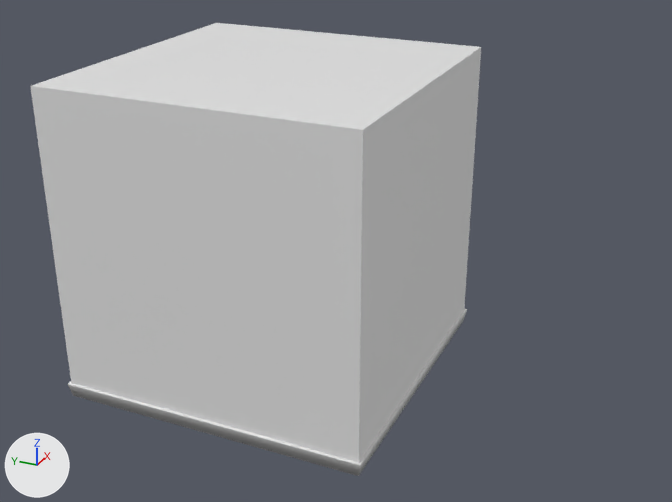
Two versions of the FBX model Assets/Art/Models/Buildings/Communications.fbx, one commit apart.
Both versions are drawn from a 50 mm lens placed at (-26.6, -18.5, 23.2), pointed at (7.0, -3.3, 6.4). The lights are fixed; the arrows at lower left show +X, +Y and +Z. Where no turn or scale is listed for an object, it has been applied to the vertices.
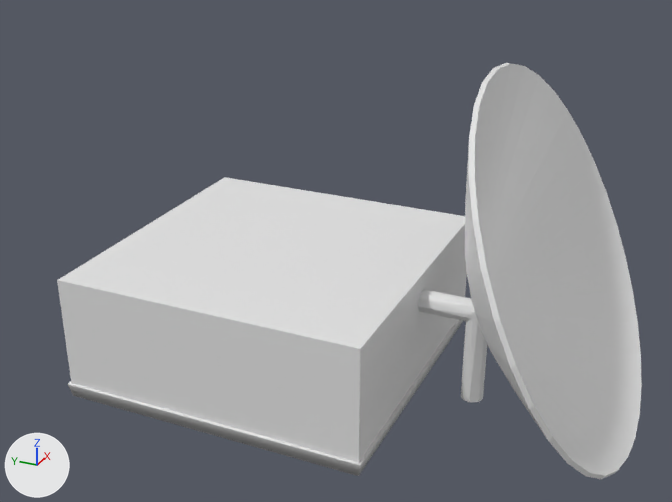
The newer file is also turned or shifted as a whole; pictures and numbers use the older file's frame.

What the commit changed:
me_cube_003 has 92 vertices, 89 faces and spans x -7.15..7.15, y -7.12..7.12, z -7.21..7.0.
me_cube_003 is used by ob_cube; location (8.0, 0.0, 7.0).
me_cube_003 part 1: all 16 vertices in x -7.0..7.0, y -7.0..7.0, z 6.85..7.0 are moved by (0.0, 0.0, -8.41).
Mesh me_cylinder_003 is new.
It has 20 vertices, 15 faces and spans x -1.02..1.02, y -1.01..1.01, z -1.0..1.0.
Mesh me_circle_001 is new.
It has 450 vertices, 480 faces and spans x -8.7..8.7, y -4.4..3.1, z -1.3..13.8.
Object 'Cylinder.001' (ob_cylinder_001) is new; it shows me_cylinder_003.
Its location is (8.0, -8.5, 4.28).
Its rotation in degrees is (-90, 0, 180).
Its scale is (-0.5, -0.5, -1.53).
Object 'Cylinder' (ob_cylinder) is new; it shows a copy of me_cylinder_003.
Its location is (8.0, -9.53, 2.25).
Its rotation in degrees is (0, 0, 180).
Its scale is (-0.5, -0.5, -2.25).
Object 'Circle' (ob_circle) is new; it shows me_circle_001.
Its location is (8.0, -12.27, 1.0).

Changed parts and their boxes (x1, y1, x2, y2) in the pictures (672 x 502 px; the box of a moved part takes in the faces that stretch with it):
'Cube', reshaped (9% narrower, 34% shorter)
    before: (30, 23, 481, 476)
    after: (57, 177, 467, 476)
'Circle', added
    after: (465, 63, 642, 479)
'Cylinder', added
    after: (461, 311, 487, 402)
'Cylinder.001', added
    after: (418, 289, 478, 321)
part 1 of me_cube_003, moved or reshaped
    before: (30, 23, 481, 360)
    after: (57, 177, 465, 360)
